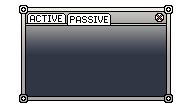
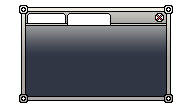
The second w=192, h=108 image is a revision of the first. Changes to its layers:
pixels changed over [30, 15, 108, 23] (layer not identified)
